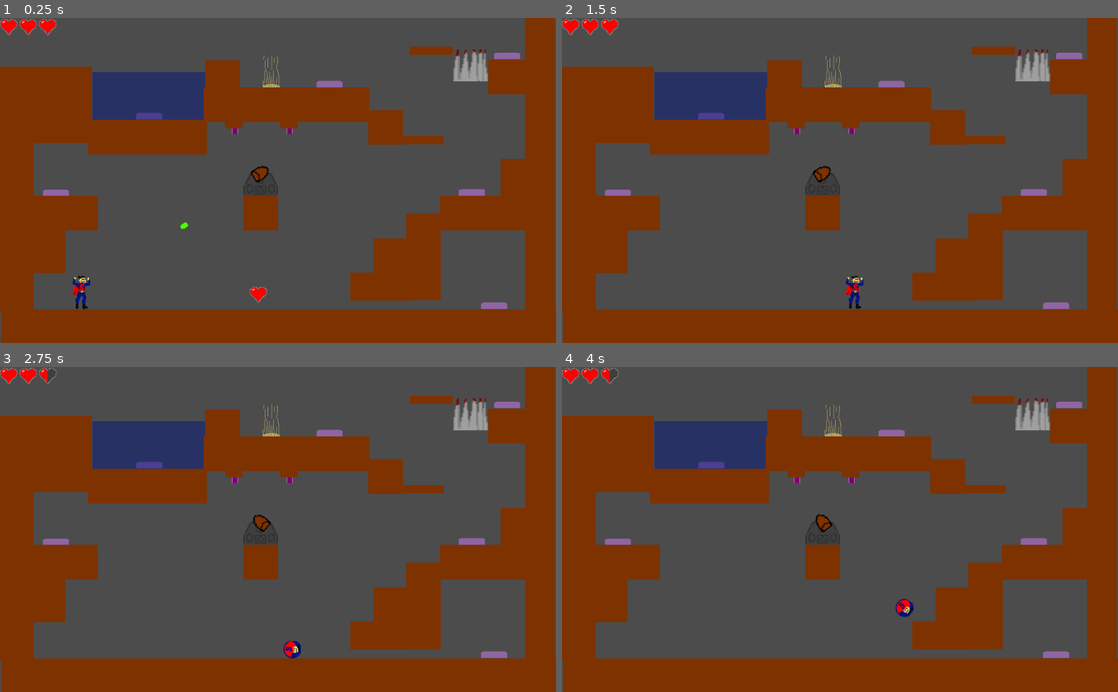
Above: before the commit, frames 1-4 (two rows, left to right).
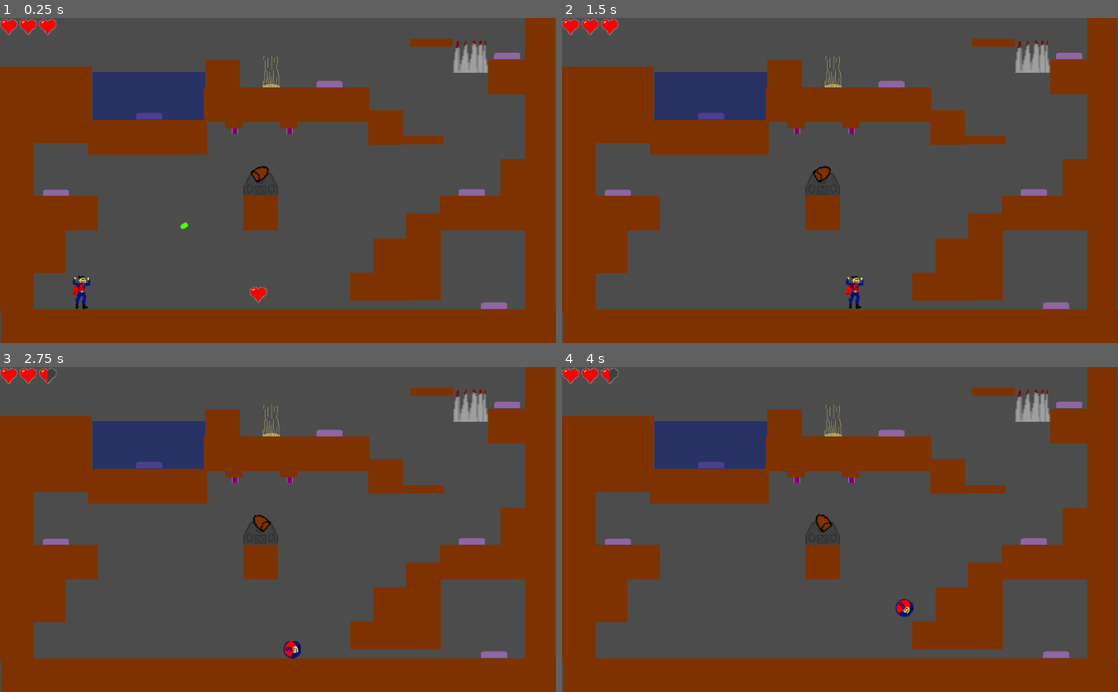
Above: after the commit, the same moments.

Repository: epielemeier/SacrificialSam
Game: Godot game, scene res://levels/Boss_Level.tscn
The game is run twice, just before and just after one commit, with the same random seed, the same clock (stepped at 60 frames per second) and the same inputs. This scene is started directly instead of the project's main scene.
Inputs:
- Up to frame 1 (0.25 s): no input
- Up to frame 2 (1.5 s): tap Enter at 0.5 s; hold Z (dash) 0.53-1.28 s; hold Right (ui_right) from 0.53 s (still down); tap Space (ui_select) at 0.77 s; tap X (interact) at 1.35 s
- Up to frame 3 (2.75 s): tap Space (ui_select) at 1.52 s; release Right (ui_right) at 2.03 s; hold Left (ui_left) from 2.03 s (still down); tap C (shrink) at 2.1 s
- Up to frame 4 (4 s): release Left (ui_left) at 2.78 s; hold Right (ui_right) from 2.78 s (still down); tap Z (dash) at 2.85 s; tap Space (ui_select) at 3.02, 3.77 s; tap X (interact) at 3.6 s

The runs differ from the first frame. In frame 1, 0.8% of the frame differs, in the area x 73-88%, y 6-20%; in frame 2, 0.8%; in frame 3, 0.8%; in frame 4, 0.8%.

Commit message:
fix health control, boss battle, and have win scene

Diff:
--- a/Door.gd
+++ b/Door.gd
@@ -16,3 +16,7 @@
 		Tween.TRANS_LINEAR, Tween.EASE_IN_OUT)
 	$DoorTween.start()
 	$CollisionShape2D.disabled = true
+
+func open_no_tween():
+	$TextureProgress.value = 20
+	$CollisionShape2D.disabled = true
--- a/Hero.tscn
+++ b/Hero.tscn
@@ -38,7 +38,7 @@
 custom_solver_bias = 0.0
 radius = 16.8203
 
-[node name="Hero" type="KinematicBody2D" index="0"]
+[node name="Hero" type="KinematicBody2D"]
 
 input_pickable = false
 collision_layer = 1
--- a/Level.gd
+++ b/Level.gd
@@ -77,6 +77,7 @@
 			collectible.queue_free()
 
 func _on_HealthControl_zero_health():
+	HealthControl.change_health(HealthControl.get_health_lost())
 	get_tree().reload_current_scene()
 
 func _on_Hero_interacting(hero):
--- a/levels/BossPuzzle.gd
+++ b/levels/BossPuzzle.gd
@@ -4,8 +4,8 @@
 
 func _ready():
 	get_node("../PressurePlate").connect("body_entered", self, "_on_PressurePlate_body_entered")
-	get_node("../Door1").open()
-	get_node("../Door2").open()
+	get_node("../Door1").open_no_tween()
+	get_node("../Door2").open_no_tween()
 
 func _on_PressurePlate_body_entered(body):
 	get_node("../Door1").close()
--- a/levels/Boss_Level.tscn
+++ b/levels/Boss_Level.tscn
@@ -1,11 +1,12 @@
-[gd_scene load_steps=7 format=2]
+[gd_scene load_steps=8 format=2]
 
 [ext_resource path="res://Level.tscn" type="PackedScene" id=1]
 [ext_resource path="res://levels/BossPuzzle.gd" type="Script" id=2]
 [ext_resource path="res://Victim.tscn" type="PackedScene" id=3]
 [ext_resource path="res://PressurePlate.tscn" type="PackedScene" id=4]
-[ext_resource path="res://Door.tscn" type="PackedScene" id=5]
-[ext_resource path="res://Tile.tscn" type="PackedScene" id=6]
+[ext_resource path="res://levels/Win.tscn" type="PackedScene" id=5]
+[ext_resource path="res://Door.tscn" type="PackedScene" id=6]
+[ext_resource path="res://Tile.tscn" type="PackedScene" id=7]
 
 [node name="Boss_Level" index="0" instance=ExtResource( 1 )]
 
@@ -42,119 +43,120 @@
 [node name="Gate" parent="." index="2"]
 
 position = Vector2( 500, 100 )
+level = ExtResource( 5 )
 
 [node name="PressurePlate" parent="." index="3" instance=ExtResource( 4 )]
 
 position = Vector2( 869.45, 321.531 )
 
-[node name="Door1" parent="." index="4" instance=ExtResource( 5 )]
+[node name="Door1" parent="." index="4" instance=ExtResource( 6 )]
 
 position = Vector2( 432.373, 247.896 )
 scale = Vector2( 1, 1.55058 )
 
-[node name="Door2" parent="." index="5" instance=ExtResource( 5 )]
+[node name="Door2" parent="." index="5" instance=ExtResource( 6 )]
 
 position = Vector2( 533.081, 247.896 )
 scale = Vector2( 1, 1.55058 )
-
-[node name="Tiles" parent="." index="6"]
-
-editor/display_folded = true
 
 [node name="Tile" parent="Tiles" index="0"]
 
 position = Vector2( 516.098, 570 )
 scale = Vector2( 16.0594, 1 )
 
-[node name="Tile2" parent="Tiles" index="1" instance=ExtResource( 6 )]
+[node name="Tile2" parent="Tiles" index="1" instance=ExtResource( 7 )]
 
 position = Vector2( 480.134, 359.53 )
 
-[node name="Tile15" parent="Tiles" index="2" instance=ExtResource( 6 )]
+[node name="Tile15" parent="Tiles" index="2" instance=ExtResource( 7 )]
 
 position = Vector2( 710, 201.545 )
 
-[node name="Tile16" parent="Tiles" index="3" instance=ExtResource( 6 )]
+[node name="Tile16" parent="Tiles" index="3" instance=ExtResource( 7 )]
 
 position = Vector2( 777.263, 225.255 )
 scale = Vector2( 1.22695, 0.231444 )
 
-[node name="Tile19" parent="Tiles" index="4" instance=ExtResource( 6 )]
+[node name="Tile19" parent="Tiles" index="4" instance=ExtResource( 7 )]
 
-position = Vector2( 794.451, 60.7381 )
+position = Vector2( 794.513, 45.6329 )
 scale = Vector2( 1.22695, 0.231444 )
 
-[node name="Tile17" parent="Tiles" index="5" instance=ExtResource( 6 )]
+[node name="Tile17" parent="Tiles" index="5" instance=ExtResource( 7 )]
 
 position = Vector2( 956.65, 295.745 )
 scale = Vector2( 1.09075, 1.12139 )
 
-[node name="Tile14" parent="Tiles" index="6" instance=ExtResource( 6 )]
+[node name="Tile14" parent="Tiles" index="6" instance=ExtResource( 7 )]
 
 position = Vector2( 410, 110 )
 
-[node name="Tile10" parent="Tiles" index="7" instance=ExtResource( 6 )]
+[node name="Tile10" parent="Tiles" index="7" instance=ExtResource( 7 )]
 
 position = Vector2( 701.108, 495.54 )
 scale = Vector2( 1.75, 0.8125 )
 
-[node name="Tile12" parent="Tiles" index="8" instance=ExtResource( 6 )]
+[node name="Tile12" parent="Tiles" index="8" instance=ExtResource( 7 )]
 
 position = Vector2( 527.5, 160 )
 scale = Vector2( 4.76562, 1 )
 
-[node name="Tile18" parent="Tiles" index="9" instance=ExtResource( 6 )]
+[node name="Tile18" parent="Tiles" index="9" instance=ExtResource( 7 )]
 
 position = Vector2( 944.078, 108.678 )
 scale = Vector2( 1.41021, 1 )
 
-[node name="Tile13" parent="Tiles" index="10" instance=ExtResource( 6 )]
+[node name="Tile13" parent="Tiles" index="10" instance=ExtResource( 7 )]
 
 position = Vector2( 271.631, 220 )
 scale = Vector2( 3.42561, 1 )
 
-[node name="Tile11" parent="Tiles" index="11" instance=ExtResource( 6 )]
+[node name="Tile11" parent="Tiles" index="11" instance=ExtResource( 7 )]
 
 position = Vector2( 720, 438.864 )
 
-[node name="Tile9" parent="Tiles" index="12" instance=ExtResource( 6 )]
+[node name="Tile9" parent="Tiles" index="12" instance=ExtResource( 7 )]
 
 position = Vector2( 114, 360 )
 scale = Vector2( 2.0625, 1 )
 
-[node name="Tile5" parent="Tiles" index="13" instance=ExtResource( 6 )]
+[node name="Tile5" parent="Tiles" index="13" instance=ExtResource( 7 )]
 
 position = Vector2( 780, 441.007 )
 scale = Vector2( 1, 2.49979 )
 
-[node name="Tile7" parent="Tiles" index="14" instance=ExtResource( 6 )]
+[node name="Tile7" parent="Tiles" index="14" instance=ExtResource( 7 )]
 
 position = Vector2( 59, 400.5 )
 scale = Vector2( 1.90625, 2.20312 )
 
-[node name="Tile8" parent="Tiles" index="15" instance=ExtResource( 6 )]
+[node name="Tile8" parent="Tiles" index="15" instance=ExtResource( 7 )]
 
 position = Vector2( 83.8459, 160 )
 scale = Vector2( 2.65144, 2.20312 )
 
-[node name="Tile6" parent="Tiles" index="16" instance=ExtResource( 6 )]
+[node name="Tile6" parent="Tiles" index="16" instance=ExtResource( 7 )]
 
 position = Vector2( 30, 319.962 )
 scale = Vector2( 1, 6.90743 )
 
-[node name="Tile4" parent="Tiles" index="17" instance=ExtResource( 6 )]
+[node name="Tile4" parent="Tiles" index="17" instance=ExtResource( 7 )]
 
 position = Vector2( 896.771, 360 )
 scale = Vector2( 2.71161, 1 )
 
-[node name="Tile3" parent="Tiles" index="18" instance=ExtResource( 6 )]
+[node name="Tile3" parent="Tiles" index="18" instance=ExtResource( 7 )]
 
 position = Vector2( 994.421, 240.982 )
 scale = Vector2( 0.861856, 9.37555 )
 
+[node name="Spikes" parent="." index="7"]
+
+editor/display_folded = false
+
 [node name="Spikes" parent="Spikes" index="0"]
 
-position = Vector2( 866.974, 87.057 )
+position = Vector2( 866.974, 71.9518 )
 scale = Vector2( 1, 0.920545 )
 
 [node name="Tank" parent="Tanks" index="0"]
--- /dev/null
+++ b/levels/Win.tscn
@@ -0,0 +1,118 @@
+[gd_scene load_steps=3 format=2]
+
+[ext_resource path="res://art/blue.png" type="Texture" id=1]
+[ext_resource path="res://art/hero_head.png" type="Texture" id=2]
+
+[node name="Win" type="Control"]
+
+anchor_left = 0.0
+anchor_top = 0.0
+anchor_right = 0.0
+anchor_bottom = 0.0
+margin_right = 1030.0
+margin_bottom = 607.0
+rect_pivot_offset = Vector2( 0, 0 )
+rect_clip_content = false
+mouse_filter = 0
+mouse_default_cursor_shape = 0
+size_flags_horizontal = 1
+size_flags_vertical = 1
+_sections_unfolded = [ "Rect" ]
+
+[node name="TextureRect" type="TextureRect" parent="." index="0"]
+
+anchor_left = 0.0
+anchor_top = 0.0
+anchor_right = 0.0
+anchor_bottom = 0.0
+margin_right = 1099.0
+margin_bottom = 1000.0
+rect_pivot_offset = Vector2( 0, 0 )
+rect_clip_content = false
+mouse_filter = 1
+mouse_default_cursor_shape = 0
+size_flags_horizontal = 1
+size_flags_vertical = 1
+texture = ExtResource( 1 )
+expand = true
+stretch_mode = 0
+
+[node name="RichTextLabel" type="RichTextLabel" parent="." index="1"]
+
+anchor_left = 0.5
+anchor_top = 0.5
+anchor_right = 0.5
+anchor_bottom = 0.5
+margin_left = -82.0
+margin_top = -151.5
+margin_right = -51.0
+margin_bottom = -138.5
+rect_scale = Vector2( 7, 7 )
+rect_pivot_offset = Vector2( 0, 0 )
+rect_clip_content = true
+mouse_filter = 0
+mouse_default_cursor_shape = 0
+size_flags_horizontal = 1
+size_flags_vertical = 1
+bbcode_enabled = false
+bbcode_text = ""
+visible_characters = -1
+percent_visible = 1.0
+meta_underlined = true
+tab_size = 4
+text = "WIN"
+scroll_active = false
+scroll_following = false
+selection_enabled = false
+override_selected_font_color = false
+_sections_unfolded = [ "Rect" ]
+
+[node name="RichTextLabel2" type="RichTextLabel" parent="." index="2"]
+
+anchor_left = 0.5
+anchor_top = 0.5
+anchor_right = 0.5
+anchor_bottom = 0.5
+margin_left = -316.0
+margin_top = 15.5
+margin_right = -171.0
+margin_bottom = 63.5
+rect_scale = Vector2( 5, 5 )
+rect_pivot_offset = Vector2( 0, 0 )
+rect_clip_content = true
+mouse_filter = 0
+mouse_default_cursor_shape = 0
+size_flags_horizontal = 1
+size_flags_vertical = 1
+bbcode_enabled = false
+bbcode_text = ""
+visible_characters = -1
+percent_visible = 1.0
+meta_underlined = true
+tab_size = 4
+text = "A true hero always smiles in the face of adversity!"
+scroll_active = false
+scroll_following = false
+selection_enabled = false
+override_selected_font_color = false
+_sections_unfolded = [ "Rect" ]
+
+[node name="TextureRect2" type="TextureRect" parent="." index="3"]
+
+anchor_left = 0.0
+anchor_top = 0.0
+anchor_right = 0.0
+anchor_bottom = 0.0
+margin_left = 52.0
+margin_top = 97.0
+margin_right = 259.0
+margin_bottom = 278.0
+rect_pivot_offset = Vector2( 0, 0 )
+rect_clip_content = false
+mouse_filter = 1
+mouse_default_cursor_shape = 0
+size_flags_horizontal = 1
+size_flags_vertical = 1
+texture = ExtResource( 2 )
+expand = true
+stretch_mode = 0
Binary file added: art/blue.png
Not shown, added: art/blue.png.import
Binary file added: art/hero_head.png
Not shown, added: art/hero_head.png.import
